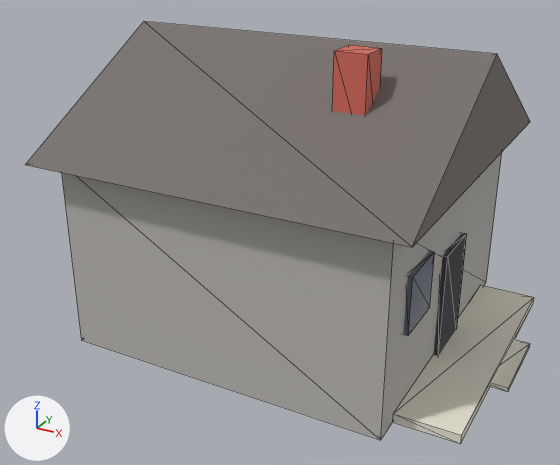
What one commit did to the glTF model sandbox/fromville/public/assets/kits/house-b.glb.
Before and after are seen from a camera (50 mm lens) standing at (6.29, -12.18, 7.68) and looking at (-0.03, -0.7, 1.94). Lighting does not change. The marker at lower left points along +X, +Y and +Z. The picture after the commit comes second. Mesh edges are drawn as thin lines.

Names of what the first picture shows: 'house-b'.
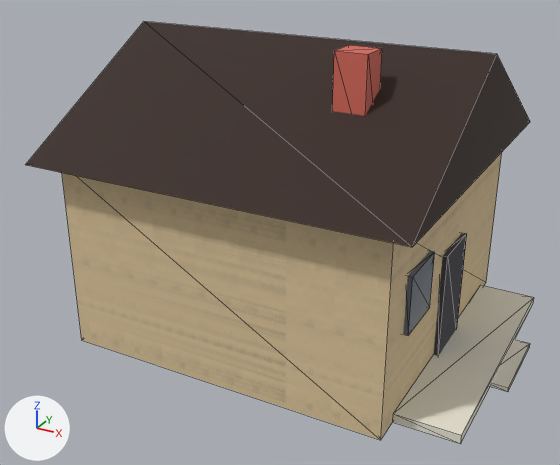
Changed parts and their boxes (x1, y1, x2, y2) in the pictures (560 x 465 px):
```json
{"object": "house-b", "change": "surface changed", "before": [26, 21, 530, 440], "after": [26, 21, 530, 440], "on screen": "grey to beige"}
```

Edits to the scene script, one JSON object a line:
```json
{"op": "add", "block": "img_fvtex_fvm_roof", "code": ["img_fvtex_fvm_roof = load_image('fvtex_fvm_roof', '_unpacked/fvtex_fvm_roof', 512, 512, 'sRGB')"]}
{"op": "add", "block": "img_fvtex_fvm_wall", "code": ["img_fvtex_fvm_wall = load_image('fvtex_fvm_wall', '_unpacked/fvtex_fvm_wall', 512, 512, 'sRGB')"]}
{"block": "mat_fvm_wall2", "where": "n0 = _N.new('ShaderNodeBsdfPrincipled'); n0.name = 'Principled BSDF'"}
{"op": "remove", "block": "mat_fvm_wall2", "code": "n0.inputs[0].default_value = (0.5, 0.48, 0.45, 1.0)  # 'Base Color', grey #bcb8b3"}
{"op": "set", "path": "n0.inputs[2].default_value", "old": "0.85", "new": "0.9", "note": "'Roughness'"}
{"op": "add", "block": "mat_fvm_wall2", "code": "n2 = _N.new('ShaderNodeTexImage'); n2.name = 'Image Texture'"}
{"op": "add", "block": "mat_fvm_wall2", "code": "n2.image = img_fvtex_fvm_wall"}
{"op": "add", "block": "mat_fvm_wall2", "code": "n3 = _N.new('ShaderNodeMapping'); n3.name = 'Mapping'"}
{"op": "add", "block": "mat_fvm_wall2", "code": "n3.inputs[3].default_value = (4.883, 4.883, 1.0)  # 'Scale'"}
{"op": "add", "block": "mat_fvm_wall2", "code": "n4 = _N.new('ShaderNodeUVMap'); n4.name = 'UV Map'"}
{"op": "add", "block": "mat_fvm_wall2", "code": "n4.uv_map = 'UVMap'"}
{"op": "add", "block": "mat_fvm_wall2", "code": "_L.new(n2.outputs[0], n0.inputs[0])  # 'Color' to 'Base Color'"}
{"op": "add", "block": "mat_fvm_wall2", "code": "_L.new(n3.outputs[0], n2.inputs[0])  # 'Vector' to 'Vector'"}
{"op": "add", "block": "mat_fvm_wall2", "code": "_L.new(n4.outputs[0], n3.inputs[0])  # 'UV' to 'Vector'"}
{"block": "mat_fvm_roof", "where": "n0 = _N.new('ShaderNodeBsdfPrincipled'); n0.name = 'Principled BSDF'"}
{"op": "remove", "block": "mat_fvm_roof", "code": "n0.inputs[0].default_value = (0.18, 0.16, 0.15, 1.0)  # 'Base Color', grey #766f6c"}
{"op": "set", "path": "n0.inputs[2].default_value", "old": "0.75", "new": "0.8", "note": "'Roughness'"}
{"op": "add", "block": "mat_fvm_roof", "code": "n2 = _N.new('ShaderNodeTexImage'); n2.name = 'Image Texture'"}
{"op": "add", "block": "mat_fvm_roof", "code": "n2.image = img_fvtex_fvm_roof"}
{"op": "add", "block": "mat_fvm_roof", "code": "n3 = _N.new('ShaderNodeMapping'); n3.name = 'Mapping'"}
{"op": "add", "block": "mat_fvm_roof", "code": "n3.inputs[3].default_value = (6.51, 6.51, 1.0)  # 'Scale'"}
{"op": "add", "block": "mat_fvm_roof", "code": "n4 = _N.new('ShaderNodeUVMap'); n4.name = 'UV Map'"}
{"op": "add", "block": "mat_fvm_roof", "code": "n4.uv_map = 'UVMap'"}
{"op": "add", "block": "mat_fvm_roof", "code": "_L.new(n2.outputs[0], n0.inputs[0])  # 'Color' to 'Base Color'"}
{"op": "add", "block": "mat_fvm_roof", "code": "_L.new(n3.outputs[0], n2.inputs[0])  # 'Vector' to 'Vector'"}
{"op": "add", "block": "mat_fvm_roof", "code": "_L.new(n4.outputs[0], n3.inputs[0])  # 'UV' to 'Vector'"}
```
